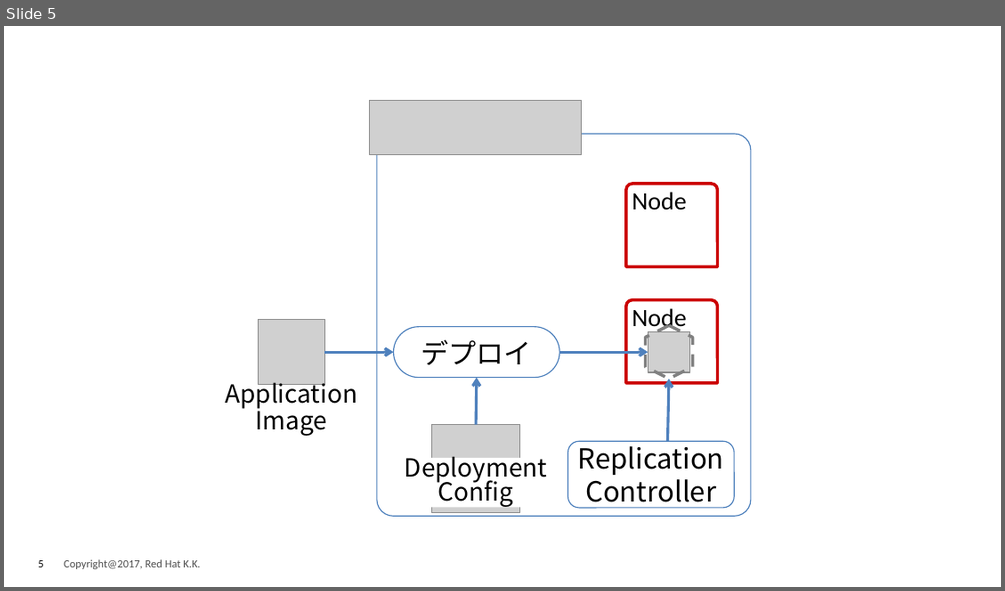
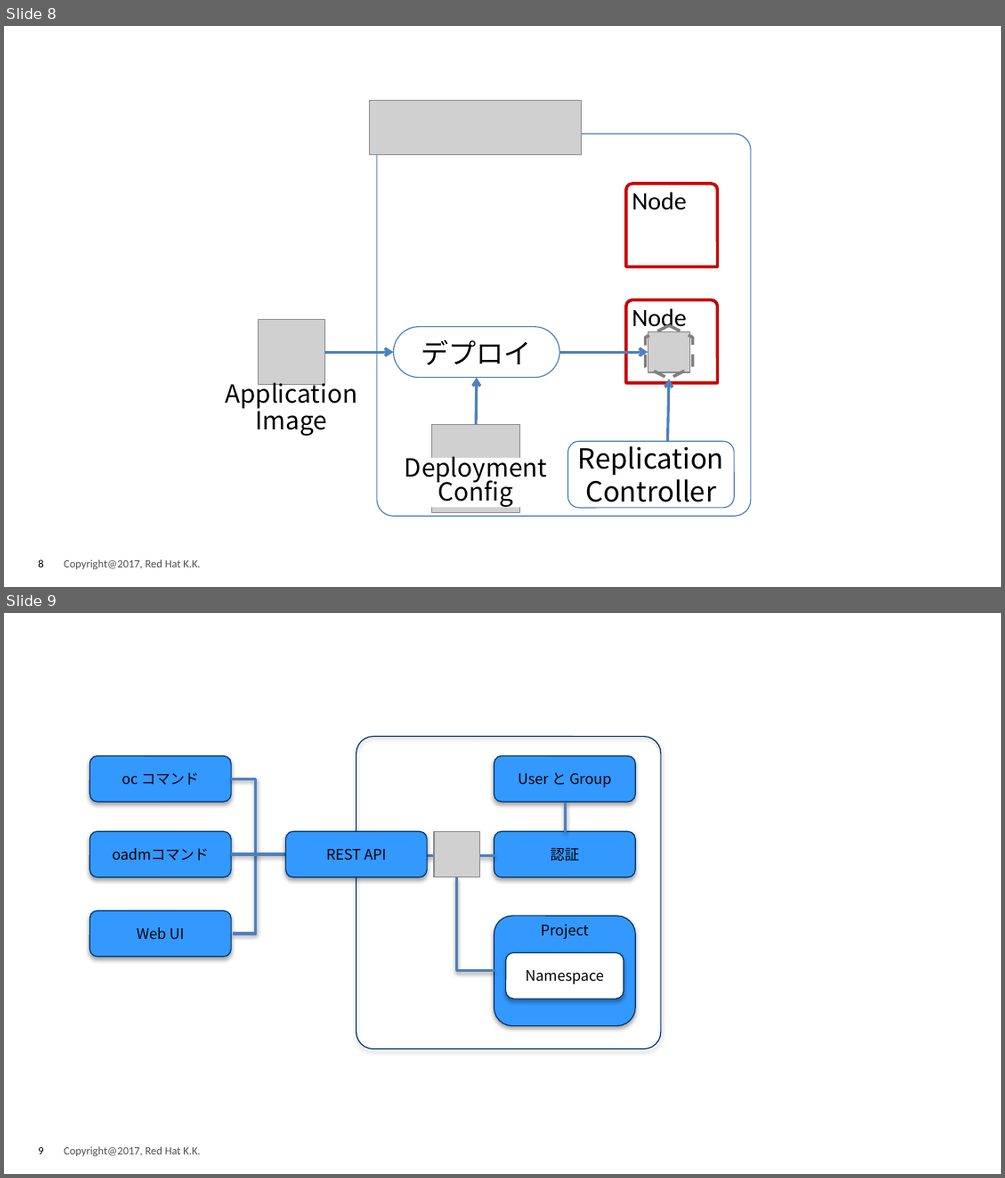
Before and after one commit to akubicharm/workshopper-content, a slide deck: images/diagrams.pptx. Shown one above the other, each under a label of ours: slide 5 before the commit, slides 8 and 9 after it. The pictures are 1005x591 and 1005x1178 pixels, drawn with LibreOffice and Linux fonts; fonts in the diff are those of the drawing; grey boxes stand for pictures; background and template pictures are left out. Boxes give left, top, right and bottom in pixels: in the first picture for what was removed or moved away, otherwise in the second. Text is boxed around its words. In the diff, an @@ line names an element or a change of style, - is before the commit and + after.

```diff
--- a/images/diagrams.pptx
+++ b/images/diagrams.pptx
@@ slide 9 added at box(4, 613, 1001, 1174), background picture (left out) @@
@@ rounded rectangle added at box(356, 737, 661, 1048), outline #003366 0.75 pt @@
@@ rounded rectangle added at box(89, 755, 231, 802), fill #3399FF, outline #003366 0.75 pt, 10.5 pt, text #000000 @@
+oc コマンド
@@ rounded rectangle added at box(494, 755, 636, 802), fill #3399FF, outline #003366 0.75 pt, 10.5 pt, text #000000 @@
+User と Group
@@ elbow line added from (231, 779) to (232, 933), #4F81BD 2 pt @@
@@ elbow line added from (566, 832) to (566, 803), #4F81BD 2 pt @@
@@ rounded rectangle added at box(89, 831, 231, 877), fill #3399FF, outline #003366 0.75 pt, 10.5 pt, text #000000 @@
+oadmコマンド
@@ rounded rectangle added at box(286, 831, 428, 877), fill #3399FF, outline #003366 0.75 pt, 10.5 pt, text #000000 @@
+REST API
@@ picture added at box(434, 831, 479, 877) @@
@@ rounded rectangle added at box(494, 831, 636, 877), fill #3399FF, outline #003366 0.75 pt, 10.5 pt, text #000000 @@
+認証
@@ elbow line added from (231, 854) to (494, 855), #4F81BD 2 pt @@
@@ elbow line added from (494, 971) to (456, 877), #4F81BD 2 pt @@
@@ rounded rectangle added at box(89, 910, 231, 956), fill #3399FF, outline #003366 0.75 pt, 10.5 pt, text #000000 @@
+Web UI
@@ rounded rectangle added at box(494, 916, 636, 1026), fill #3399FF, outline #003366 0.75 pt, 10.5 pt, text #000000 @@
+Project
@@ rounded rectangle added at box(505, 953, 623, 998), fill #FFFFFF, outline #003366 0.75 pt, 10.5 pt, text #000000 @@
+Namespace
@@ text added at box(64, 1146, 200, 1156), 8 pt, text #4C4C4C @@
+Copyright@2017, Red Hat K.K.
@@ page number added at box(38, 1147, 43, 1154), 8 pt, text #000000 @@
+9
@@ what was slide 5 is now slide 8 @@
@@ page number at box(38, 559, 43, 567): text changed @@
-5
+8
```
Also in this commit, not shown: 1 slide changed, 3 other slides added, 2 other files.
